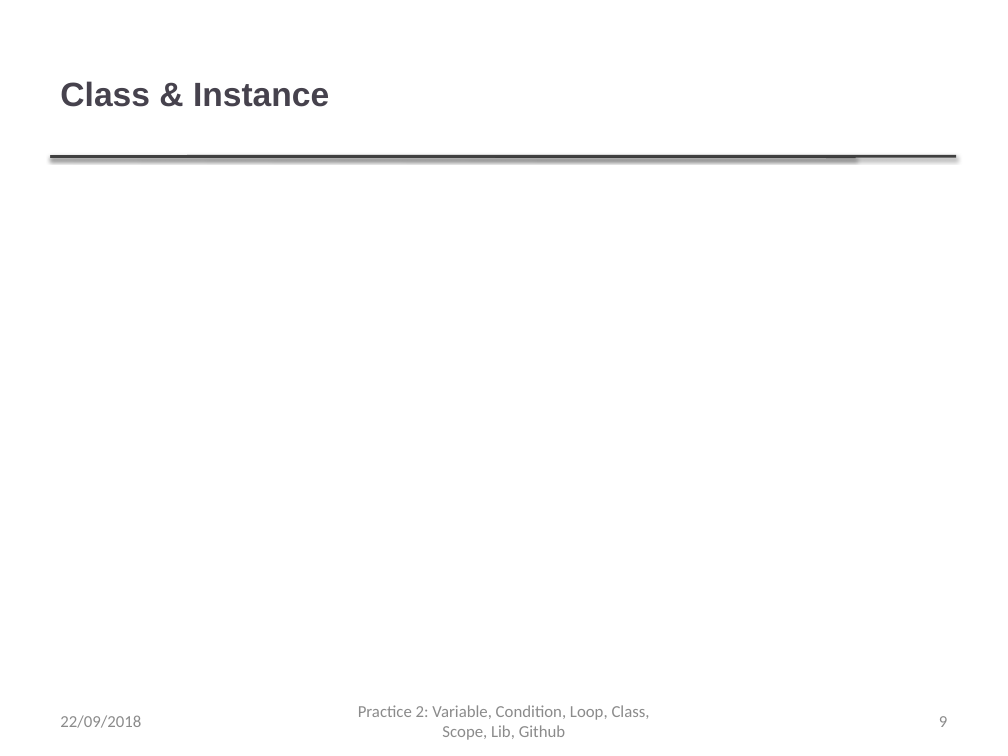
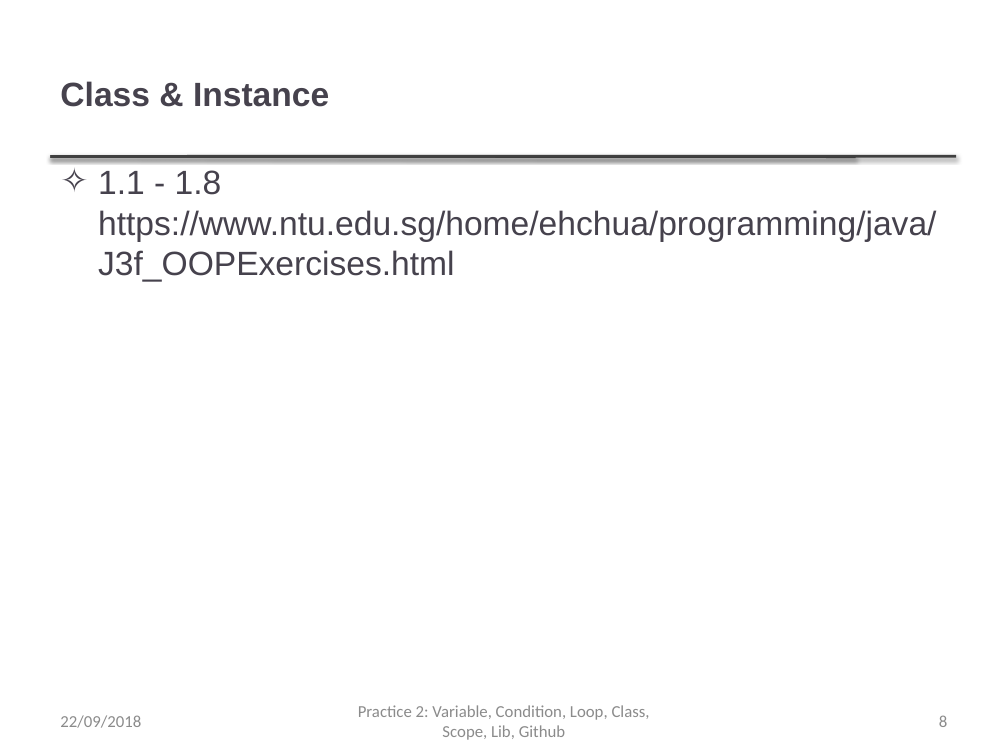
Before and after one commit to thanqminh/thanqminh.github.io, a slide deck: slide 8 of courses/oopjava/practice2.pptx (slide 9 before the commit). Drawn at 1008x756 pixels with LibreOffice and Linux fonts; fonts in the diff are those of the drawing. Boxes give left, top, right and bottom in pixels: in the first picture for what was removed or moved away, otherwise in the second. Text is boxed around its words. In the diff, an @@ line names an element or a change of style, - is before the commit and + after.

Commit message:
add lecture2

```diff
--- a/courses/oopjava/practice2.pptx
+++ b/courses/oopjava/practice2.pptx
@@ text added at [98, 170, 936, 282], 24 pt, text #46424D @@
+✧ 1.1 - 1.8 https://www.ntu.edu.sg/home/ehchua/programming/java/J3f_OOPExercises.html
@@ page number at [939, 715, 947, 727]: text changed @@
-9
+8
```
Also in this commit, not shown: 7 other slides changed, 2 slides removed, 2 other files.
